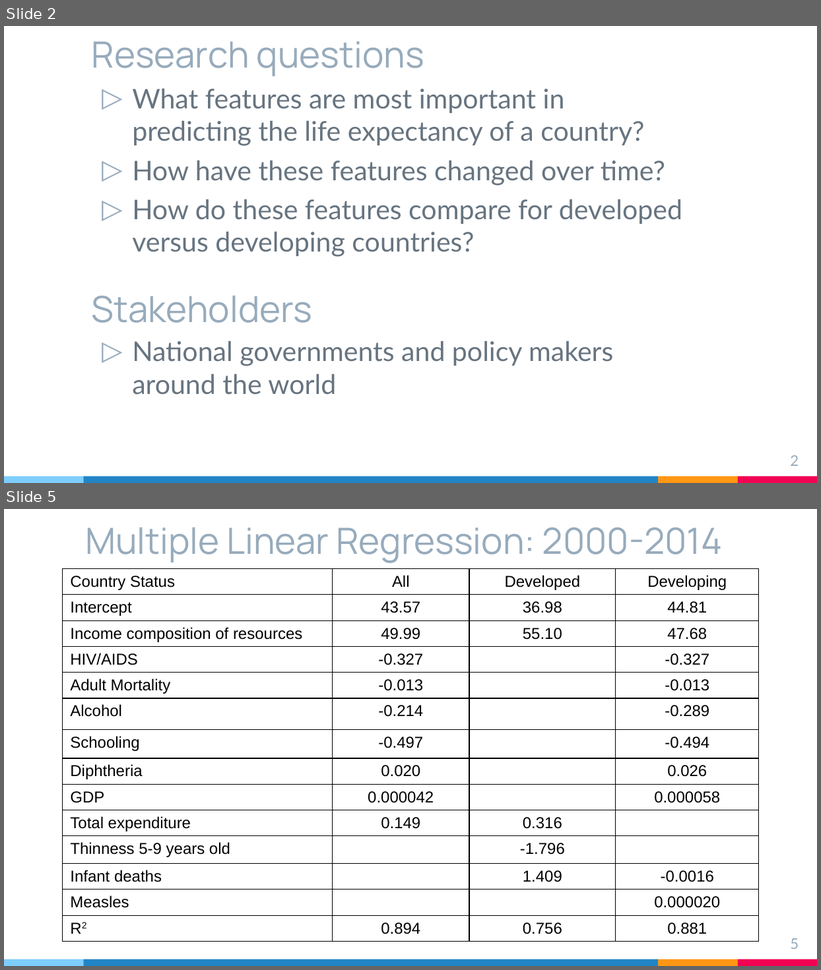
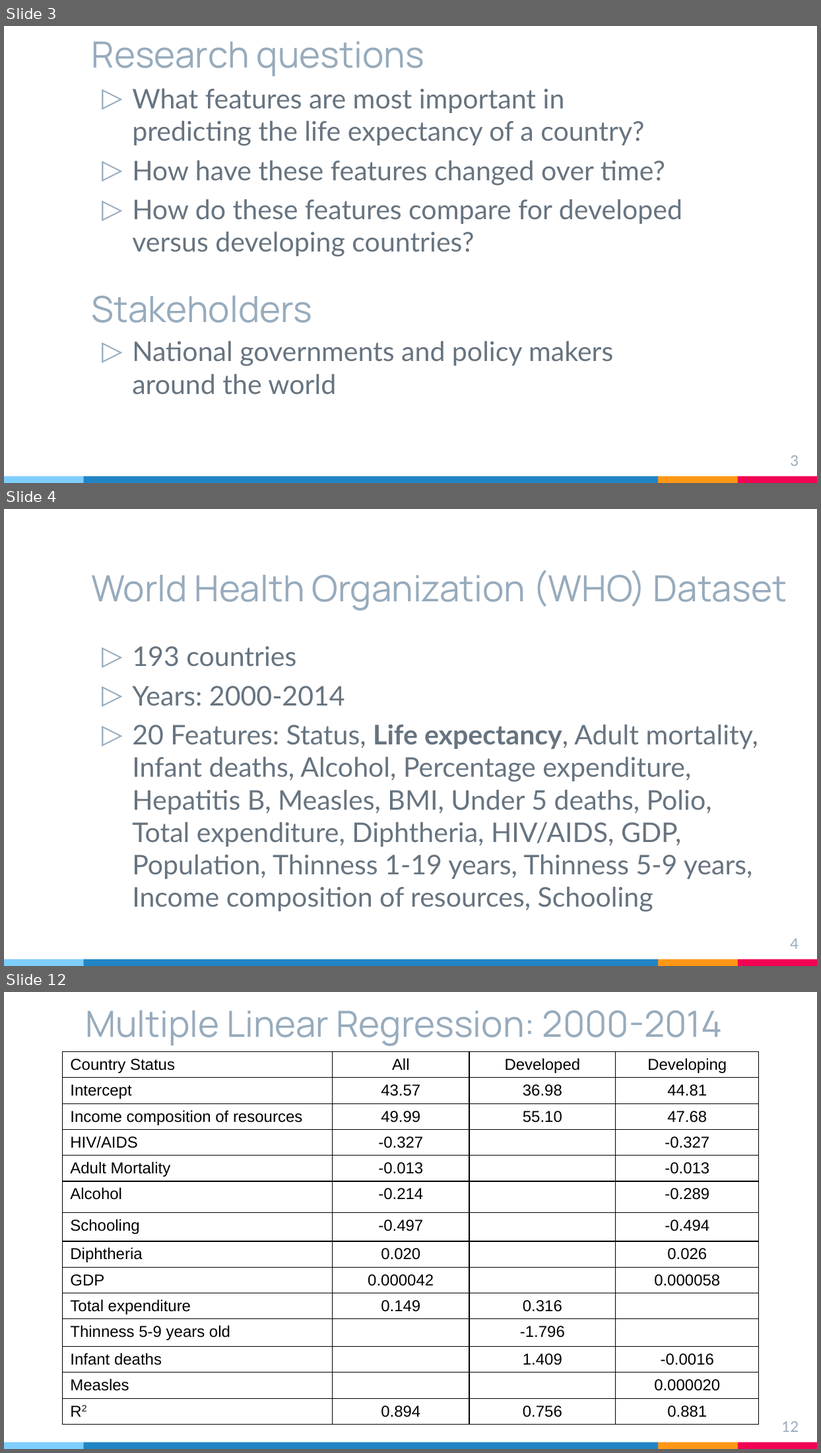
Before and after one commit to rsandbe1/R_project, a slide deck: R_project_presentation.pptx. Shown one above the other, each under a label of ours: slides 2 and 5 before the commit, slides 3, 4 and 12 after it; the slides between them are not shown. The pictures are 821x970 and 821x1453 pixels, drawn with LibreOffice and Linux fonts; fonts in the diff are those of the drawing. Boxes give left, top, right and bottom in pixels: in the first picture for what was removed or moved away, otherwise in the second. Text is boxed around its words. In the diff, an @@ line names an element or a change of style, - is before the commit and + after.

```diff
--- a/R_project_presentation.pptx
+++ b/R_project_presentation.pptx
@@ slide 4 added at (4,509,817,966), background #FFFFFF; not listed: 4 template elements that a slide beside it also shows @@
@@ title added at (92,570,787,611), 32 pt, text #97ABBC @@
+World Health Organization (WHO) Dataset
@@ text added at (132,646,758,912), 24 pt, text #677480 @@
+▷ 193 countries
+▷ Years: 2000-2014
+▷ 20 Features: Status, Life expectancy, Adult mortality, Infant deaths, Alcohol, Percentage expenditure, Hepatitis B, Measles, BMI, Under 5 deaths, Polio, Total expenditure, Diphtheria, HIV/AIDS, GDP, Population, Thinness 1-19 years, Thinness 5-9 years, Income composition of resources, Schooling
@@ page number added at (790,939,799,949), 13 pt, text #97ABBC @@
+4
@@ what was slide 2 is now slide 3 @@
@@ page number at (790,456,799,466): text changed @@
-2
+3
@@ what was slide 5 is now slide 12 @@
@@ page number at (781,1422,799,1432): text changed @@
-5
+12
```
Also in this commit, not shown: 3 slides changed, 13 other slides added, 23 slides removed, 19 other files.
